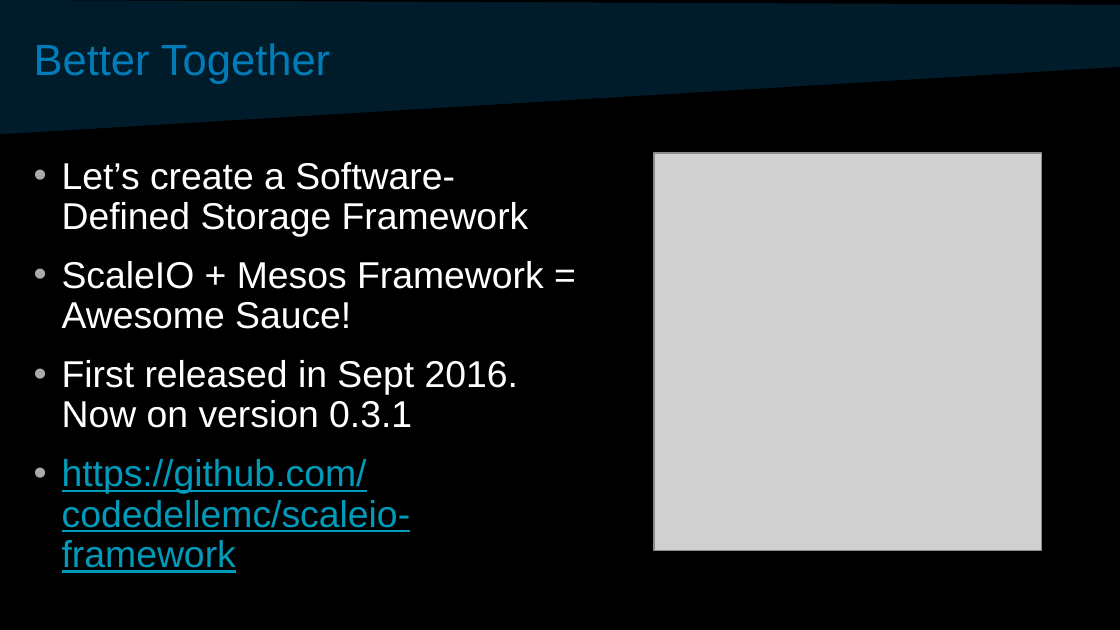
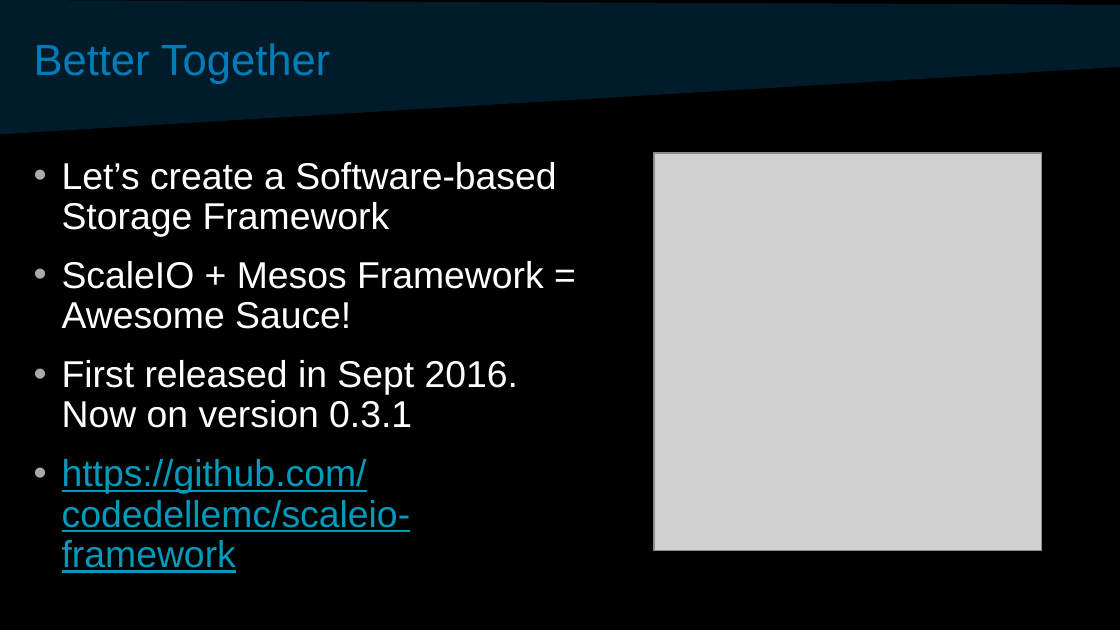
Before and after one commit to davidvonthenen/proposals, a slide deck: slide 17 of 2017_APACHECON_US/ConSchedAndSbSChangeCloud-PDF.pptx. Drawn at 1120x630 pixels with LibreOffice and Linux fonts; fonts in the diff are those of the drawing; grey boxes stand for pictures; background and template pictures are left out. Boxes give left, top, right and bottom in pixels: in the first picture for what was removed or moved away, otherwise in the second. Text is boxed around its words. In the diff, an @@ line names an element or a change of style, - is before the commit and + after.

```diff
--- a/2017_APACHECON_US/ConSchedAndSbSChangeCloud-PDF.pptx
+++ b/2017_APACHECON_US/ConSchedAndSbSChangeCloud-PDF.pptx
@@ text at [62, 162, 556, 237]: text changed @@
-• Let’s create a Software-Defined Storage Framework
+• Let’s create a Software-based Storage Framework
```
Also in this commit, not shown: 1 other file.
